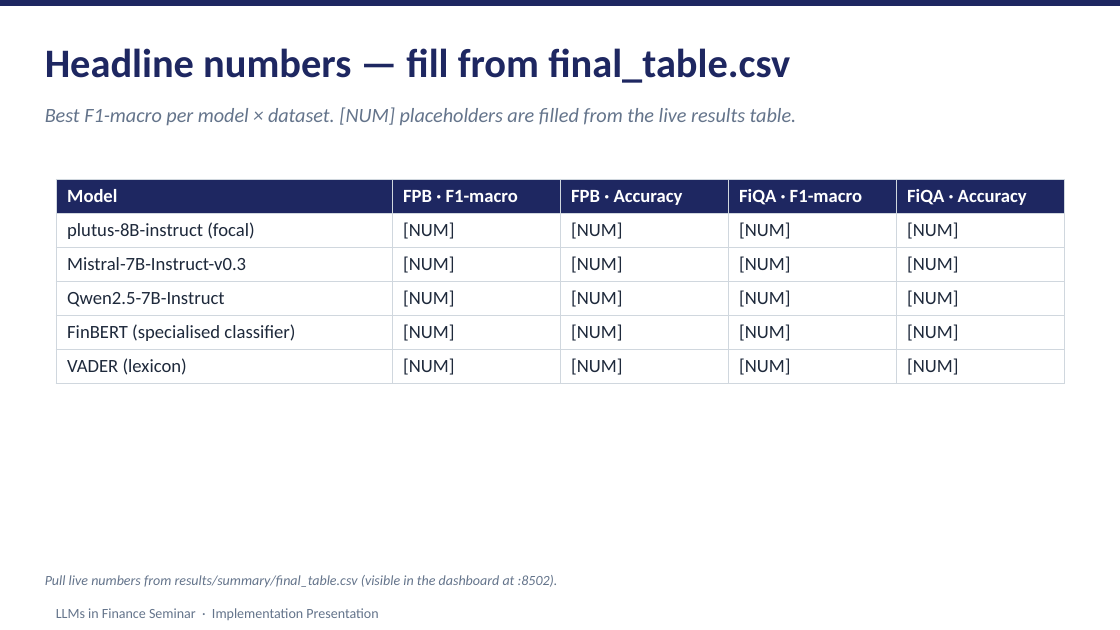
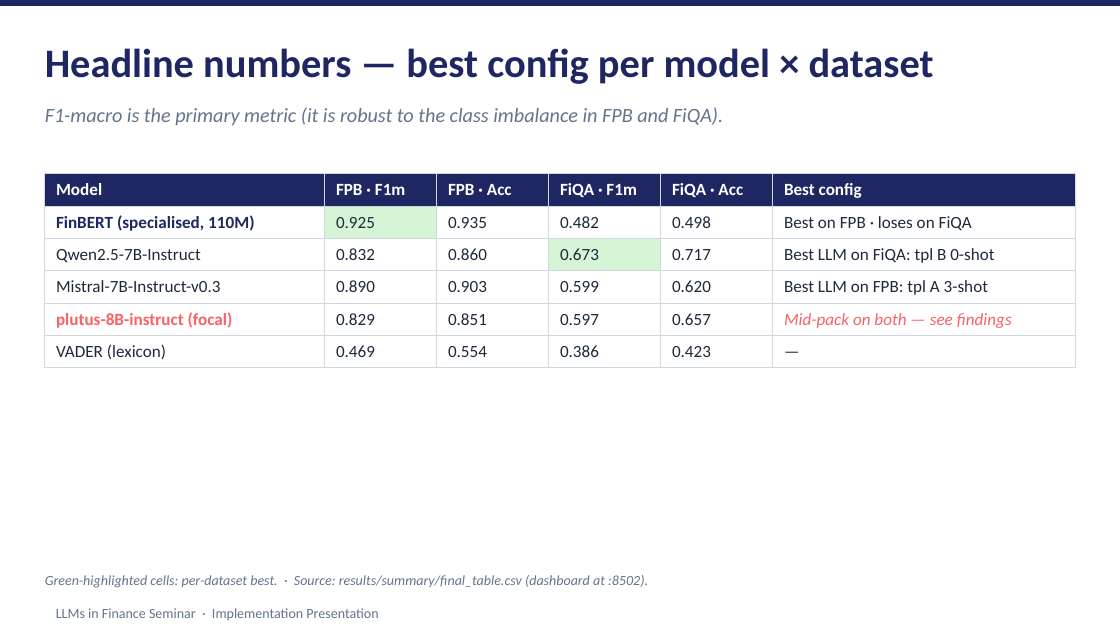
Before and after one commit to shimi777/finllama-sentiment, a slide deck: slide 14 of presentation/implementation_deck.pptx. Drawn at 1120x630 pixels with LibreOffice and Linux fonts; fonts in the diff are those of the drawing. Boxes give left, top, right and bottom in pixels: in the first picture for what was removed or moved away, otherwise in the second. Text is boxed around its words. In the diff, an @@ line names an element or a change of style, - is before the commit and + after.

```diff
--- a/presentation/implementation_deck.pptx
+++ b/presentation/implementation_deck.pptx
@@ text at (x1=45, y1=48, x2=934, y2=84): text changed @@
-Headline numbers — fill from final_table.csv
+Headline numbers — best config per model × dataset
@@ text at (x1=45, y1=107, x2=723, y2=125): text changed @@
-Best F1-macro per model × dataset. [NUM] placeholders are filled from the live results table.
+F1-macro is the primary metric (it is robust to the class imbalance in FPB and FiQA).
@@ table at (x1=45, y1=174, x2=1075, y2=363) @@
-column 1: Model | plutus-8B-instruct (focal) | Mistral-7B-Instruct-v0.3 | Qwen2.5-7B-Instruct | FinBERT (specialised classifier) | VADER (lexicon)
-column 2: FPB · F1-macro | [NUM] | [NUM] | [NUM] | [NUM] | [NUM]
-column 3: FPB · Accuracy | [NUM] | [NUM] | [NUM] | [NUM] | [NUM]
-column 4: FiQA · F1-macro | [NUM] | [NUM] | [NUM] | [NUM] | [NUM]
-column 5: FiQA · Accuracy | [NUM] | [NUM] | [NUM] | [NUM] | [NUM]
+column 1: Model | FinBERT (specialised, 110M) | Qwen2.5-7B-Instruct | Mistral-7B-Instruct-v0.3 | plutus-8B-instruct (focal) | VADER (lexicon)
+column 2: FPB · F1m | 0.925 | 0.832 | 0.890 | 0.829 | 0.469
+column 3: FPB · Acc | 0.935 | 0.860 | 0.903 | 0.851 | 0.554
+column 4: FiQA · F1m | 0.482 | 0.673 | 0.599 | 0.597 | 0.386
+column 5: FiQA · Acc | 0.498 | 0.717 | 0.620 | 0.657 | 0.423
+column 6: Best config | Best on FPB · loses on FiQA | Best LLM on FiQA: tpl B 0-shot | Best LLM on FPB: tpl A 3-shot | Mid-pack on both — see findings | —
@@ table resized from (x1=56, y1=179, x2=1064, y2=379) to (x1=45, y1=174, x2=1075, y2=363) @@
@@ text at (x1=45, y1=575, x2=648, y2=588): text changed @@
-Pull live numbers from results/summary/final_table.csv (visible in the dashboard at :8502).
+Green-highlighted cells: per-dataset best. · Source: results/summary/final_table.csv (dashboard at :8502).
```
Also in this commit, not shown: 5 other slides changed, 4 slides added, 2 other files.
